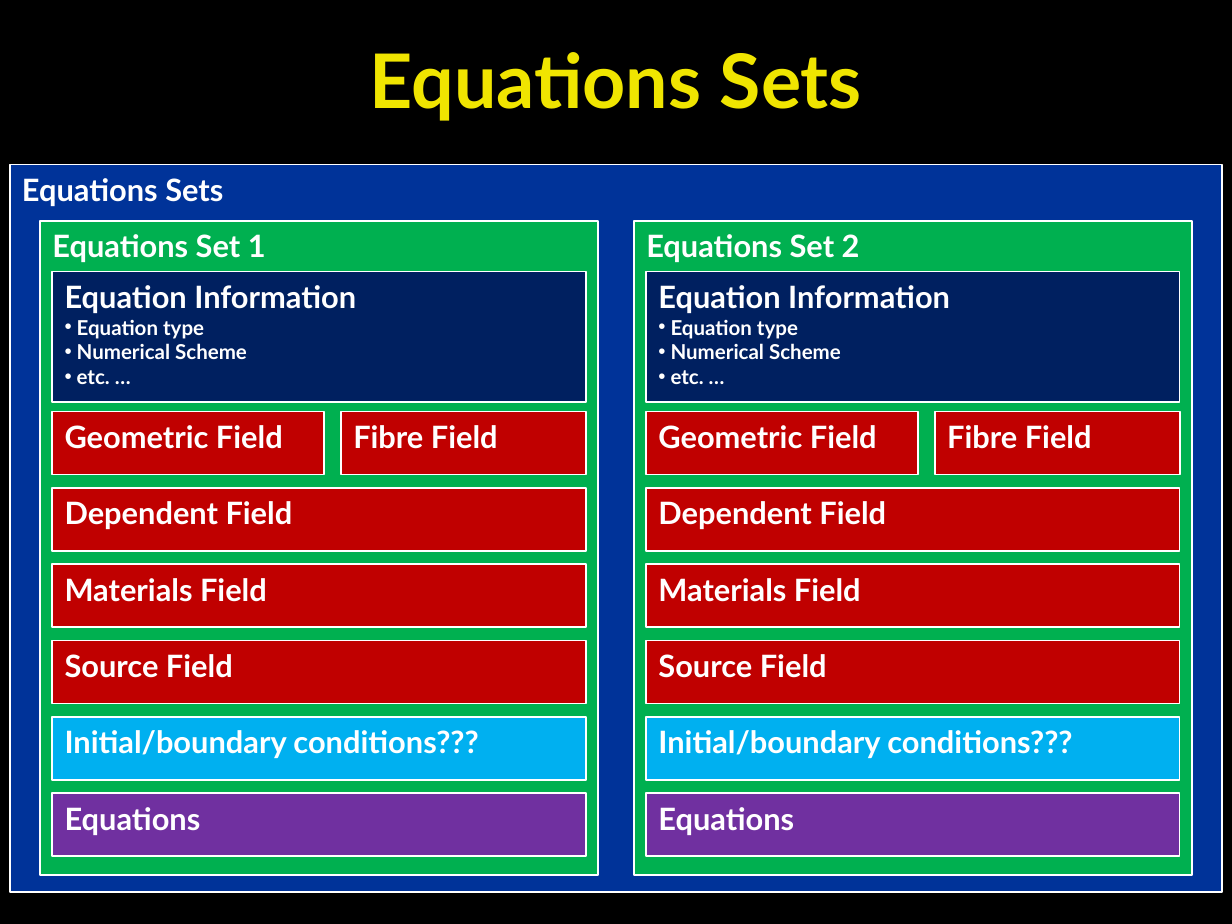
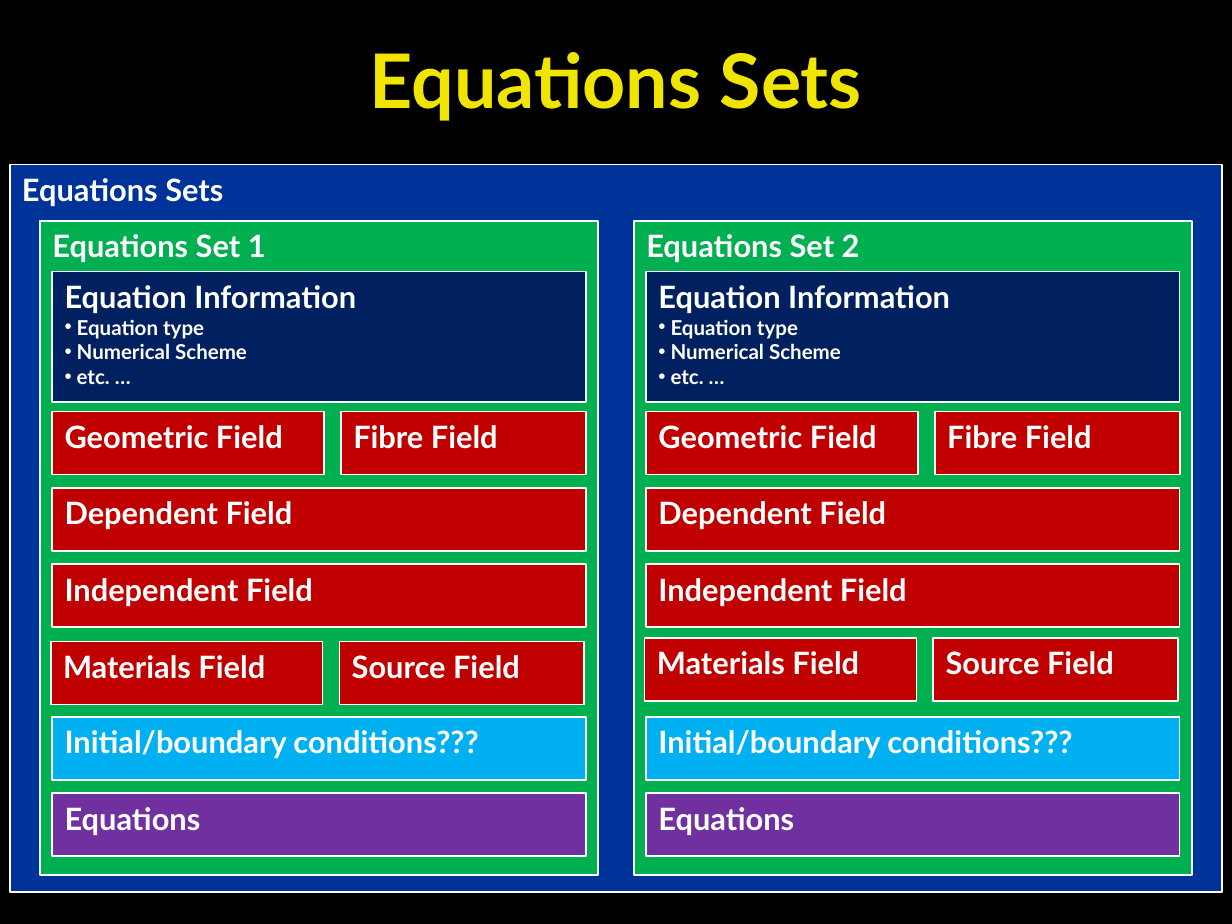
Before and after one commit to OpenCMISS/cm, a slide deck: slide 73 of doc/openCMISS.pptx (slide 72 before the commit). Drawn at 1232x924 pixels with LibreOffice and Linux fonts; fonts in the diff are those of the drawing. Boxes give left, top, right and bottom in pixels: in the first picture for what was removed or moved away, otherwise in the second. Text is boxed around its words. In the diff, an @@ line names an element or a change of style, - is before the commit and + after.

```diff
--- a/doc/openCMISS.pptx
+++ b/doc/openCMISS.pptx
@@ text in rectangle at [65, 578, 313, 606]: text changed @@
-Materials Field
+Independent Field
@@ text in rectangle at [658, 578, 907, 606]: text changed @@
-Materials Field
+Independent Field
@@ rectangle added at [51, 642, 323, 705], fill #C00000, outline #FFFFFF 1 pt, 18 pt, text #FFFFFF, bold @@
+Materials Field
@@ rectangle "Source Field": place and size @@
-rectangle "Source Field" at [52, 641, 585, 703]
+rectangle "Source Field" at [339, 642, 584, 705]
@@ rectangle added at [644, 638, 917, 701], fill #C00000, outline #FFFFFF 1 pt, 18 pt, text #FFFFFF, bold @@
+Materials Field
@@ rectangle "Source Field": place and size @@
-rectangle "Source Field" at [646, 641, 1179, 703]
+rectangle "Source Field" at [934, 638, 1179, 701]
```
Also in this commit, not shown: 15 other slides changed, 2 slides added, 7 other files.
